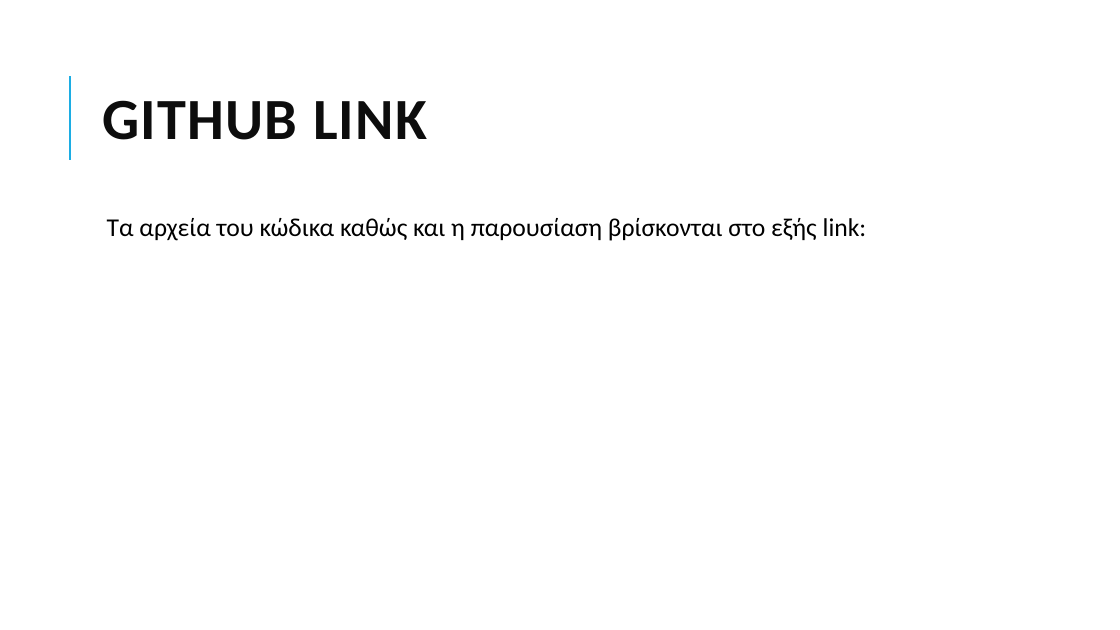
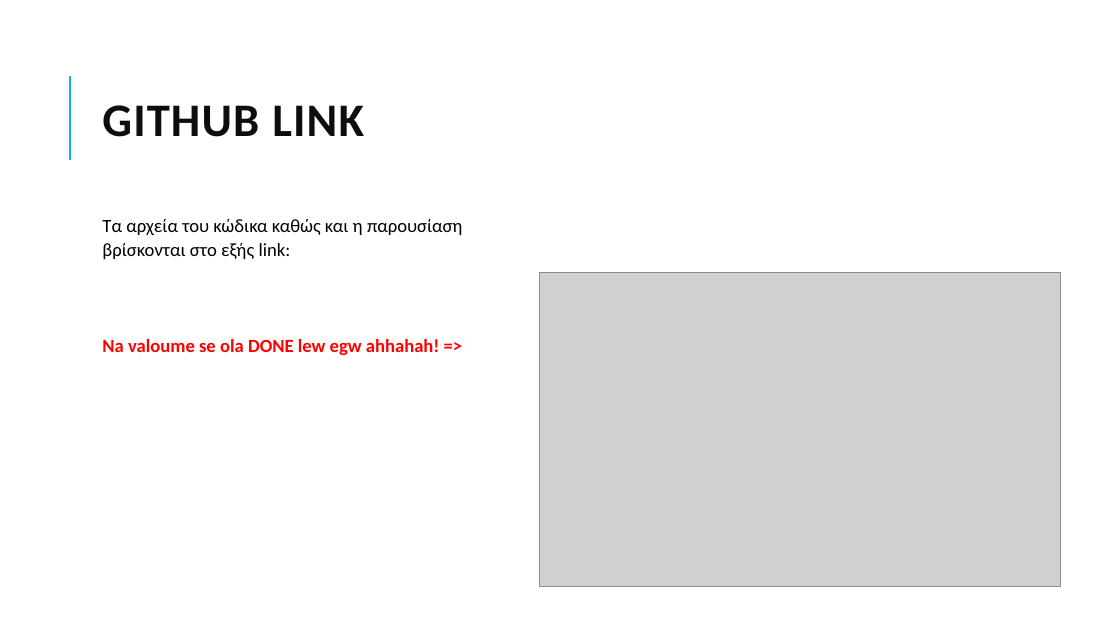
Before and after one commit to grgmyl/Ns3Project, a slide deck: slide 14 of Presentations/Ns-3_presentation_F.pptx (slide 12 before the commit). Drawn at 1120x630 pixels with LibreOffice and Linux fonts; fonts in the diff are those of the drawing; grey boxes stand for pictures. Boxes give left, top, right and bottom in pixels: in the first picture for what was removed or moved away, otherwise in the second. Text is boxed around its words. In the diff, an @@ line names an element or a change of style, - is before the commit and + after.

```diff
--- a/Presentations/Ns-3_presentation_F.pptx
+++ b/Presentations/Ns-3_presentation_F.pptx
@@ title "GITHUB LINK" at [102, 105, 364, 137]: size 50 to 40 pt @@
@@ text at [102, 219, 462, 355]: text changed; size 22 to 16 pt @@
-  Τα αρχεία του κώδικα καθώς και η παρουσίαση βρίσκονται στο εξής link:
+Τα αρχεία του κώδικα καθώς και η παρουσίαση βρίσκονται στο εξής link:
+Na valoume se ola DONE lew egw ahhahah! =>
@@ picture added at [539, 272, 1061, 586] @@
```
Also in this commit, not shown: 8 other slides changed, 2 slides added.
